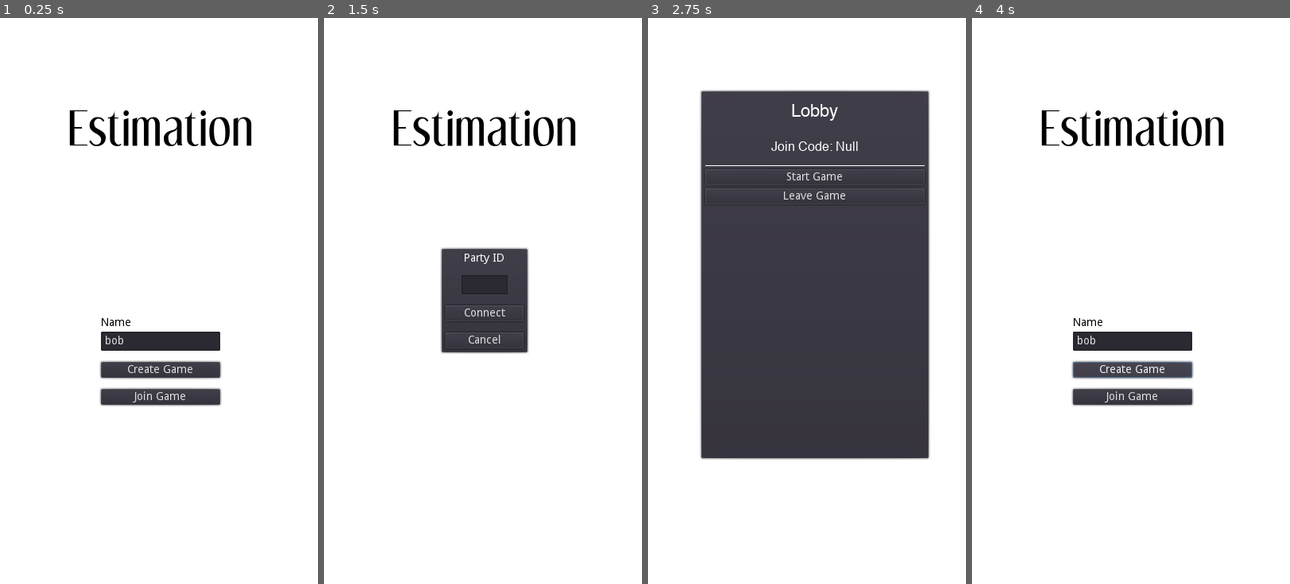
Above: before the commit, frames 1-4 (left to right).
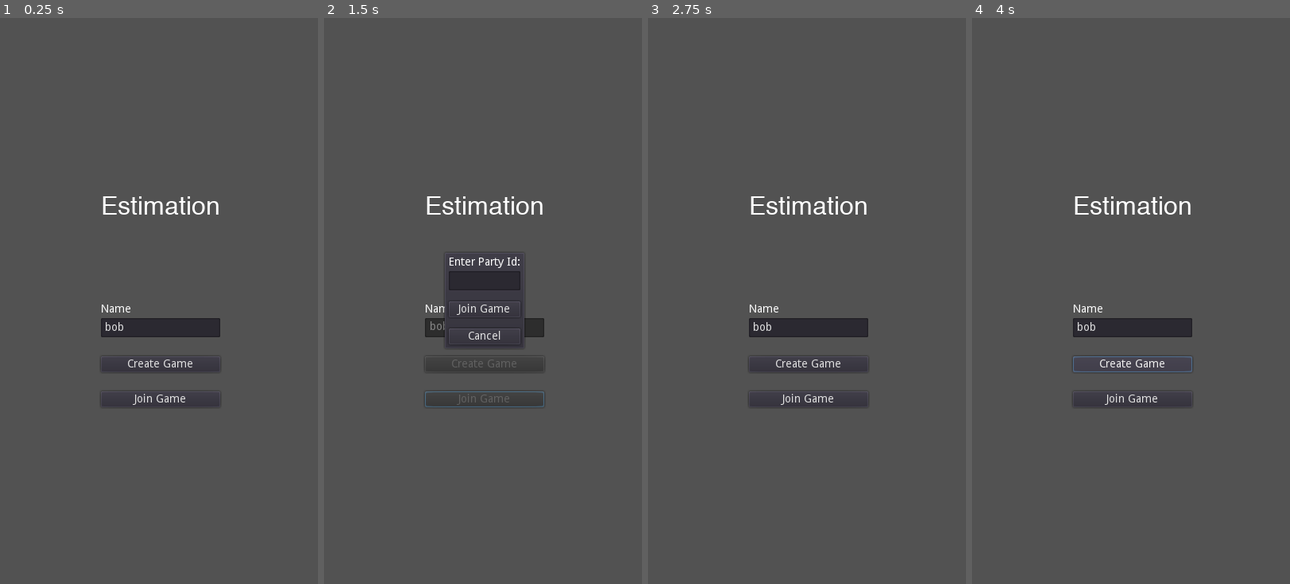
Above: after the commit, the same moments.

Repository: talham7391/estimation-godot
Game: Godot game, scene res://scenes/Home.tscn
Same seed, same stepped clock (60 frames per second), same inputs: the game is played once before the commit and once after it.
Inputs (mouse positions are in pixels of both pictures, inside the frame that each line leads up to):
- Up to frame 1 (0.25 s): no input
- Up to frame 2 (1.5 s): click "Create Game" at 0.5 s; click "Join Game" at 1.25 s
- Up to frame 3 (2.75 s): click (810, 312) at 2 s, where only the run before the commit has a clickable "Connect"
- Up to frame 4 (4 s): click (1140, 193) at 2.75 s, where only the run before the commit has a clickable "Leave Game"; click "Create Game" at 3.5 s

The runs differ from the first frame. In frame 1, 98% of the frame differs, in the area x 0-100%, y 0-100%; in frame 2, 96%; in frame 3, 83%; in frame 4, 98%.

Commit message:
Refactor Lobby

Diff:
--- a/project.godot
+++ b/project.godot
@@ -22,8 +22,7 @@
 [autoload]
 
 constants="*res://scripts/global_state/constants.gd"
-state="*res://scripts/global_state/state.gd"
-connected_players="*res://scripts/global_state/connected_players.gd"
+game_state="*res://scripts/global_state/game_state.gd"
 
 [display]
 
@@ -33,5 +32,5 @@
 
 [rendering]
 
-environment/default_clear_color=Color( 1, 1, 1, 1 )
+environment/default_clear_color=Color( 0.32549, 0.32549, 0.32549, 1 )
 environment/default_environment="res://default_env.tres"
--- /dev/null
+++ b/scenes/Home.gd
@@ -0,0 +1,100 @@
+extends Control
+
+var create_game_action = preload("res://scripts/actions/create_game.gd")
+var create_game_action_instance = null
+
+var join_game_dialog = preload("res://scenes/JoinGameDialog.tscn")
+var join_game_dialog_instance = null
+
+var client = preload("res://scripts/client.gd")
+var client_instance = null
+
+var name_input = null
+var create_game_button = null
+var join_game_button = null
+var join_game_dialog_parent = null
+
+func buttons_in_menu():
+	return [
+		create_game_button,
+		join_game_button,
+	]
+
+func inputs_in_menu():
+	return [
+		name_input,
+	]
+
+func _ready():
+	name_input = $CenterContainer/VBoxContainer/NameInput/LineEdit
+	name_input.text = game_state.connection_id
+	name_input.connect("text_changed", self, "on_text_changed")
+	create_game_button = $CenterContainer/VBoxContainer/CreateGameButton/Button
+	create_game_button.connect("pressed", self, "on_create_game_button_pressed")
+	join_game_button = $CenterContainer/VBoxContainer/JoinGameButton/Button
+	join_game_button.connect("pressed", self, "on_join_game_button_pressed")
+	join_game_dialog_parent = $CenterContainer
+
+func on_text_changed(text):
+	game_state.connection_id = text
+
+func on_create_game_button_pressed():
+	if create_game_action_instance != null:
+		return
+	disable_menu()
+	create_game_action_instance = create_game_action.new()
+	add_child(create_game_action_instance)
+	create_game_action_instance.connect("party_id", self, "on_party_id_created")
+	create_game_action_instance.create_game()
+
+func on_party_id_created(party_id):
+	create_game_action_instance.call_deferred("free")
+	create_game_action_instance = null
+	if party_id == null:
+		enable_menu()
+	else:
+		start_client(party_id)
+
+func on_join_game_button_pressed():
+	if join_game_dialog_instance != null:
+		return
+	disable_menu()
+	join_game_dialog_instance = join_game_dialog.instance()
+	join_game_dialog_parent.add_child(join_game_dialog_instance)
+	join_game_dialog_instance.connect("party_id", self, "on_party_id_joined")
+
+func on_party_id_joined(party_id):
+	join_game_dialog_instance.call_deferred("free")
+	join_game_dialog_instance = null
+	if party_id == null:
+		enable_menu()
+	else:
+		start_client(party_id)
+
+func start_client(party_id):
+	if client_instance != null:
+		return
+	client_instance = client.new()
+	add_child(client_instance)
+	client_instance.connect("clean_close", self, "on_clean_close")
+	client_instance.connect_to(party_id)
+	print(party_id)
+
+func on_clean_close():
+	client_instance.call_deferred("free")
+	client_instance = null
+	enable_menu()
+
+func disable_menu():
+	for el in buttons_in_menu():
+		el.disabled = true
+	for el in inputs_in_menu():
+		el.focus_mode = FOCUS_NONE
+		el.editable = false
+
+func enable_menu():
+	for el in buttons_in_menu():
+		el.disabled = false
+	for el in inputs_in_menu():
+		el.focus_mode = FOCUS_CLICK
+		el.editable = true
--- a/scenes/Home.tscn
+++ b/scenes/Home.tscn
@@ -1,13 +1,10 @@
-[gd_scene load_steps=6 format=2]
+[gd_scene load_steps=4 format=2]
 
-[ext_resource path="res://scripts/scenes/Home.gd" type="Script" id=1]
-[ext_resource path="res://fonts/dream_orphans/dream_orphans.ttf" type="DynamicFontData" id=2]
-[ext_resource path="res://scenes/home/LobbyPanel.tscn" type="PackedScene" id=3]
-[ext_resource path="res://scenes/home/JoinLobbyPopup.tscn" type="PackedScene" id=4]
+[ext_resource path="res://scenes/Home.gd" type="Script" id=1]
+[ext_resource path="res://fonts/Helvetica.ttf" type="DynamicFontData" id=2]
 
 [sub_resource type="DynamicFont" id=1]
-size = 52
-extra_spacing_char = 2
+size = 32
 font_data = ExtResource( 2 )
 
 [node name="Home" type="Control"]
@@ -17,96 +14,71 @@
 margin_right = 2.05493
 script = ExtResource( 1 )
 
-[node name="Title" type="Label" parent="."]
-anchor_left = 0.5
-anchor_top = 0.15
-anchor_right = 0.5
-anchor_bottom = 0.15
-margin_left = -120.0
-margin_right = 120.0
-custom_fonts/font = SubResource( 1 )
-custom_colors/font_color = Color( 0, 0, 0, 1 )
-text = "Estimation"
-align = 1
-
-[node name="LobbyPanel" parent="." instance=ExtResource( 3 )]
-visible = false
-
-[node name="CreateRequest" type="HTTPRequest" parent="."]
-
 [node name="CenterContainer" type="CenterContainer" parent="."]
-editor/display_folded = true
-anchor_left = 0.5
-anchor_top = 0.5
-anchor_right = 0.5
-anchor_bottom = 0.5
-margin_left = -149.613
-margin_top = -150.0
-margin_right = 150.387
-margin_bottom = 300.0
-
-[node name="VBoxContainer" type="VBoxContainer" parent="CenterContainer"]
-margin_left = 75.0
-margin_top = 170.0
-margin_right = 225.0
-margin_bottom = 280.0
-
-[node name="NameLabelContainer" type="MarginContainer" parent="CenterContainer/VBoxContainer"]
-editor/display_folded = true
-margin_right = 150.0
-margin_bottom = 14.0
-
-[node name="Label" type="Label" parent="CenterContainer/VBoxContainer/NameLabelContainer"]
-margin_right = 150.0
-margin_bottom = 14.0
-custom_colors/font_color = Color( 0, 0, 0, 1 )
-text = "Name"
-
-[node name="NameInputContainer" type="MarginContainer" parent="CenterContainer/VBoxContainer"]
-editor/display_folded = true
-margin_top = 18.0
-margin_right = 150.0
-margin_bottom = 42.0
-
-[node name="LineEdit" type="LineEdit" parent="CenterContainer/VBoxContainer/NameInputContainer"]
-margin_right = 150.0
-margin_bottom = 24.0
-rect_min_size = Vector2( 150, 0 )
-
-[node name="CreateGameButtonContainer" type="MarginContainer" parent="CenterContainer/VBoxContainer"]
-editor/display_folded = true
-margin_top = 46.0
-margin_right = 150.0
-margin_bottom = 76.0
-custom_constants/margin_top = 10
-
-[node name="CreateGameButton" type="Button" parent="CenterContainer/VBoxContainer/CreateGameButtonContainer"]
-margin_top = 10.0
-margin_right = 150.0
-margin_bottom = 30.0
-text = "Create Game"
-
-[node name="JoinGameButtonContainer" type="MarginContainer" parent="CenterContainer/VBoxContainer"]
-editor/display_folded = true
-margin_top = 80.0
-margin_right = 150.0
-margin_bottom = 110.0
-custom_constants/margin_top = 10
-
-[node name="JoinGameButton" type="Button" parent="CenterContainer/VBoxContainer/JoinGameButtonContainer"]
-margin_top = 10.0
-margin_right = 150.0
-margin_bottom = 30.0
-text = "Join Game"
-
-[node name="JoinLobby" type="CenterContainer" parent="."]
-editor/display_folded = true
-visible = false
 anchor_right = 1.0
 anchor_bottom = 1.0
 
-[node name="JoinLobbyPopup" parent="JoinLobby" instance=ExtResource( 4 )]
-margin_left = 193.0
-margin_top = 348.0
-margin_right = 207.0
-margin_bottom = 362.0
+[node name="VBoxContainer" type="VBoxContainer" parent="CenterContainer"]
+margin_left = 125.0
+margin_top = 222.0
+margin_right = 275.0
+margin_bottom = 489.0
+
+[node name="GameTitle" type="MarginContainer" parent="CenterContainer/VBoxContainer"]
+editor/display_folded = true
+margin_right = 150.0
+margin_bottom = 133.0
+custom_constants/margin_bottom = 100
+
+[node name="Label" type="Label" parent="CenterContainer/VBoxContainer/GameTitle"]
+margin_right = 150.0
+margin_bottom = 33.0
+custom_fonts/font = SubResource( 1 )
+text = "Estimation"
+
+[node name="NameInputLabel" type="MarginContainer" parent="CenterContainer/VBoxContainer"]
+editor/display_folded = true
+margin_top = 137.0
+margin_right = 150.0
+margin_bottom = 151.0
+
+[node name="Label" type="Label" parent="CenterContainer/VBoxContainer/NameInputLabel"]
+margin_right = 150.0
+margin_bottom = 14.0
+text = "Name"
+
+[node name="NameInput" type="MarginContainer" parent="CenterContainer/VBoxContainer"]
+editor/display_folded = true
+margin_top = 155.0
+margin_right = 150.0
+margin_bottom = 179.0
+
+[node name="LineEdit" type="LineEdit" parent="CenterContainer/VBoxContainer/NameInput"]
+margin_right = 150.0
+margin_bottom = 24.0
+
+[node name="CreateGameButton" type="MarginContainer" parent="CenterContainer/VBoxContainer"]
+editor/display_folded = true
+margin_top = 183.0
+margin_right = 150.0
+margin_bottom = 223.0
+custom_constants/margin_top = 20
+
+[node name="Button" type="Button" parent="CenterContainer/VBoxContainer/CreateGameButton"]
+margin_top = 20.0
+margin_right = 150.0
+margin_bottom = 40.0
+text = "Create Game"
+
+[node name="JoinGameButton" type="MarginContainer" parent="CenterContainer/VBoxContainer"]
+editor/display_folded = true
+margin_top = 227.0
+margin_right = 150.0
+margin_bottom = 267.0
+custom_constants/margin_top = 20
+
+[node name="Button" type="Button" parent="CenterContainer/VBoxContainer/JoinGameButton"]
+margin_top = 20.0
+margin_right = 150.0
+margin_bottom = 40.0
+text = "Join Game"
--- /dev/null
+++ b/scenes/JoinGameDialog.gd
@@ -0,0 +1,26 @@
+extends PanelContainer
+
+var party_id_input = null
+var join_game_button = null
+var cancel_join_button = null
+
+signal party_id
+
+var current_party_id = null
+
+func _ready():
+	party_id_input = $VBoxContainer/PartyIdInput/LineEdit
+	party_id_input.connect("text_changed", self, "on_party_id_text_changed")
+	join_game_button = $VBoxContainer/JoinGameButton/Button
+	join_game_button.connect("pressed", self, "on_join_game_pressed")
+	cancel_join_button = $VBoxContainer/CancelJoinButton/Button
+	cancel_join_button.connect("pressed", self, "on_cancel_join_pressed")
+
+func on_party_id_text_changed(text):
+	current_party_id = text
+
+func on_join_game_pressed():
+	emit_signal("party_id", current_party_id)
+
+func on_cancel_join_pressed():
+	emit_signal("party_id", null)
--- /dev/null
+++ b/scenes/JoinGameDialog.tscn
@@ -0,0 +1,61 @@
+[gd_scene load_steps=2 format=2]
+
+[ext_resource path="res://scenes/JoinGameDialog.gd" type="Script" id=1]
+
+[node name="PanelContainer" type="PanelContainer"]
+margin_right = 14.0
+margin_bottom = 14.0
+script = ExtResource( 1 )
+
+[node name="VBoxContainer" type="VBoxContainer" parent="."]
+margin_left = 7.0
+margin_top = 7.0
+margin_right = 97.0
+margin_bottom = 117.0
+
+[node name="PartyIdInputLabel" type="MarginContainer" parent="VBoxContainer"]
+editor/display_folded = true
+margin_right = 90.0
+margin_bottom = 14.0
+custom_constants/margin_bottom = 0
+
+[node name="Label" type="Label" parent="VBoxContainer/PartyIdInputLabel"]
+margin_right = 90.0
+margin_bottom = 14.0
+text = "Enter Party Id:"
+
+[node name="PartyIdInput" type="MarginContainer" parent="VBoxContainer"]
+editor/display_folded = true
+margin_top = 18.0
+margin_right = 90.0
+margin_bottom = 42.0
+
+[node name="LineEdit" type="LineEdit" parent="VBoxContainer/PartyIdInput"]
+margin_right = 90.0
+margin_bottom = 24.0
+
+[node name="JoinGameButton" type="MarginContainer" parent="VBoxContainer"]
+editor/display_folded = true
+margin_top = 46.0
+margin_right = 90.0
+margin_bottom = 76.0
+custom_constants/margin_top = 10
+
+[node name="Button" type="Button" parent="VBoxContainer/JoinGameButton"]
+margin_top = 10.0
+margin_right = 90.0
+margin_bottom = 30.0
+text = "Join Game"
+
+[node name="CancelJoinButton" type="MarginContainer" parent="VBoxContainer"]
+editor/display_folded = true
+margin_top = 80.0
+margin_right = 90.0
+margin_bottom = 110.0
+custom_constants/margin_top = 10
+
+[node name="Button" type="Button" parent="VBoxContainer/CancelJoinButton"]
+margin_top = 10.0
+margin_right = 90.0
+margin_bottom = 30.0
+text = "Cancel"
--- a/scenes/home/JoinLobbyPopup.tscn
+++ /dev/null
@@ -1,66 +0,0 @@
-[gd_scene load_steps=2 format=2]
-
-[ext_resource path="res://scripts/scenes/home/JoinLobbyPopup.gd" type="Script" id=1]
-
-[node name="JoinLobbyPopup" type="PanelContainer"]
-margin_right = 40.0
-margin_bottom = 14.0
-script = ExtResource( 1 )
-
-[node name="VBoxContainer" type="VBoxContainer" parent="."]
-margin_left = 7.0
-margin_top = 7.0
-margin_right = 105.0
-margin_bottom = 127.0
-
-[node name="TitleContainer" type="MarginContainer" parent="VBoxContainer"]
-editor/display_folded = true
-margin_right = 98.0
-margin_bottom = 14.0
-
-[node name="Label" type="Label" parent="VBoxContainer/TitleContainer"]
-margin_right = 98.0
-margin_bottom = 14.0
-text = "Party ID"
-align = 1
-
-[node name="InputContainer" type="MarginContainer" parent="VBoxContainer"]
-editor/display_folded = true
-margin_top = 18.0
-margin_right = 98.0
-margin_bottom = 52.0
-custom_constants/margin_right = 20
-custom_constants/margin_top = 10
-custom_constants/margin_left = 20
-
-[node name="LineEdit" type="LineEdit" parent="VBoxContainer/InputContainer"]
-margin_left = 20.0
-margin_top = 10.0
-margin_right = 78.0
-margin_bottom = 34.0
-
-[node name="SubmitContainer" type="MarginContainer" parent="VBoxContainer"]
-editor/display_folded = true
-margin_top = 56.0
-margin_right = 98.0
-margin_bottom = 86.0
-custom_constants/margin_top = 10
-
-[node name="Button" type="Button" parent="VBoxContainer/SubmitContainer"]
-margin_top = 10.0
-margin_right = 98.0
-margin_bottom = 30.0
-text = "Connect"
-
-[node name="CancelContainer" type="MarginContainer" parent="VBoxContainer"]
-editor/display_folded = true
-margin_top = 90.0
-margin_right = 98.0
-margin_bottom = 120.0
-custom_constants/margin_top = 10
-
-[node name="Button" type="Button" parent="VBoxContainer/CancelContainer"]
-margin_top = 10.0
-margin_right = 98.0
-margin_bottom = 30.0
-text = "Cancel"
--- a/scenes/home/LobbyPanel.tscn
+++ /dev/null
@@ -1,70 +0,0 @@
-[gd_scene load_steps=5 format=2]
-
-[ext_resource path="res://scripts/scenes/home/LobbyPanel.gd" type="Script" id=1]
-[ext_resource path="res://fonts/Helvetica.ttf" type="DynamicFontData" id=2]
-
-[sub_resource type="DynamicFont" id=1]
-size = 22
-font_data = ExtResource( 2 )
-
-[sub_resource type="DynamicFont" id=2]
-font_data = ExtResource( 2 )
-
-[node name="PanelContainer" type="PanelContainer"]
-margin_left = 63.1108
-margin_top = 89.5294
-margin_right = 353.111
-margin_bottom = 554.529
-script = ExtResource( 1 )
-
-[node name="VBoxContainer" type="VBoxContainer" parent="."]
-margin_left = 7.0
-margin_top = 7.0
-margin_right = 283.0
-margin_bottom = 458.0
-
-[node name="TitleContainer" type="MarginContainer" parent="VBoxContainer"]
-margin_right = 276.0
-margin_bottom = 43.0
-custom_constants/margin_top = 10
-custom_constants/margin_bottom = 10
-
-[node name="Title" type="Label" parent="VBoxContainer/TitleContainer"]
-margin_top = 10.0
-margin_right = 276.0
-margin_bottom = 33.0
-custom_fonts/font = SubResource( 1 )
-text = "Lobby"
-align = 1
-
-[node name="JoinCodeContainer" type="MarginContainer" parent="VBoxContainer"]
-margin_top = 47.0
-margin_right = 276.0
-margin_bottom = 84.0
-custom_constants/margin_top = 10
-custom_constants/margin_bottom = 10
-
-[node name="JoinCode" type="Label" parent="VBoxContainer/JoinCodeContainer"]
-margin_top = 10.0
-margin_right = 276.0
-margin_bottom = 27.0
-custom_fonts/font = SubResource( 2 )
-align = 1
-
-[node name="ColorRect" type="ColorRect" parent="VBoxContainer"]
-margin_top = 88.0
-margin_right = 276.0
-margin_bottom = 89.0
-rect_min_size = Vector2( 0, 1 )
-
-[node name="StartGameButton" type="Button" parent="VBoxContainer"]
-margin_top = 93.0
-margin_right = 276.0
-margin_bottom = 113.0
-text = "Start Game"
-
-[node name="LeaveGameButton" type="Button" parent="VBoxContainer"]
-margin_top = 117.0
-margin_right = 276.0
-margin_bottom = 137.0
-text = "Leave Game"
--- a/scenes/home/NameContainer.tscn
+++ /dev/null
@@ -1,27 +0,0 @@
-[gd_scene load_steps=4 format=2]
-
-[ext_resource path="res://scripts/scenes/home/NameContainer.gd" type="Script" id=1]
-[ext_resource path="res://fonts/Helvetica.ttf" type="DynamicFontData" id=2]
-
-[sub_resource type="DynamicFont" id=1]
-size = 12
-font_data = ExtResource( 2 )
-
-[node name="NameContainer" type="MarginContainer"]
-margin_top = 93.0
-margin_right = 276.0
-margin_bottom = 116.0
-custom_constants/margin_right = 5
-custom_constants/margin_top = 5
-custom_constants/margin_left = 5
-custom_constants/margin_bottom = 5
-script = ExtResource( 1 )
-
-[node name="Name" type="Label" parent="."]
-margin_left = 5.0
-margin_top = 5.0
-margin_right = 271.0
-margin_bottom = 18.0
-custom_fonts/font = SubResource( 1 )
-text = "Talha: Connected"
-align = 1
--- /dev/null
+++ b/scripts/actions/create_game.gd
@@ -0,0 +1,26 @@
+extends Node
+
+var http_request = null
+
+signal party_id
+
+func _ready():
+	http_request = HTTPRequest.new()
+	add_child(http_request)
+	http_request.connect("request_completed", self, "on_request_completed")
+
+func on_request_completed(result, response_code, headers, body):
+	if response_code == HTTPClient.RESPONSE_OK:
+		var json = JSON.parse(body.get_string_from_utf8())
+		var data = json.result
+		emit_signal("party_id", data["partyId"])
+	else:
+		emit_signal("party_id", null)
+
+func create_game():
+	http_request.request(
+		"%s/games" % constants.web_server,
+		PoolStringArray(),
+		true,
+		HTTPClient.METHOD_POST
+	)
--- a/scripts/client.gd
+++ b/scripts/client.gd
@@ -12,8 +12,9 @@
 	client.connect("data_received", self, "on_data_received")
 	client.connect("server_close_request", self, "on_server_close_request")
 
+func connect_to(party_id):
 	print("Connecting")
-	client.connect_to_url("%s/connect/%s" % [constants.socket_server, state.party_id])
+	client.connect_to_url("%s/connect/%s" % [constants.socket_server, party_id])
 
 func _process(delta):
 	if client != null and client.get_connection_status() != WebSocketClient.CONNECTION_DISCONNECTED:
@@ -23,7 +24,7 @@
 	print("Connected")
 	print("Sending connection id to server.")
 	var data = {
-		"connectionId": state.connection_id,
+		"connectionId": game_state.connection_id,
 	}
 	var err = send_obj_to_server(data)
 	print(err)
@@ -49,7 +50,7 @@
 
 func handle_message_from_server(mssg):
 	if mssg["type"] == "CONNECTED_PLAYERS":
-		connected_players.set_connected_players(mssg["players"])
+		game_state.set_connected_players(mssg["players"])
 
 func close_connection():
 	client.disconnect_from_host()
--- /dev/null
+++ b/scripts/global_state/game_state.gd
@@ -0,0 +1,11 @@
+extends Node
+
+var connection_id = "bob"
+
+var connected_players = []
+signal connected_players_changed
+
+func set_connected_players(data):
+	print(data)
+	connected_players = data
+	emit_signal("connected_players_changed")
--- a/scripts/global_state/state.gd
+++ b/scripts/global_state/state.gd
@@ -1,5 +1 @@
 extends Node
-
-var connection_id = "bob"
-
-var party_id = null
--- a/scripts/scenes/Home.gd
+++ /dev/null
@@ -1,117 +0,0 @@
-extends Control
-
-var client_script = preload("res://scripts/client.gd")
-
-var lobby_on = false
-var client = null
-
-var create_game_button = null
-var join_game_button = null
-
-func _ready():
-	$CenterContainer/VBoxContainer/NameInputContainer/LineEdit.text = state.connection_id
-	$CenterContainer/VBoxContainer/NameInputContainer/LineEdit.connect("text_changed", self, "on_name_change")
-	create_game_button = $CenterContainer/VBoxContainer/CreateGameButtonContainer/CreateGameButton
-	join_game_button = $CenterContainer/VBoxContainer/JoinGameButtonContainer/JoinGameButton
-
-	create_game_button.connect("pressed", self, "on_create_game")
-	join_game_button.connect("pressed", self, "on_join_game")
-
-	$LobbyPanel.connect("on_start_pressed", self, "on_start_pressed")
-	$LobbyPanel.connect("on_leave_pressed", self, "on_leave_pressed")
-
-	$JoinLobby/JoinLobbyPopup.connect("submit_pressed", self, "on_submit_join_game")
-	$JoinLobby/JoinLobbyPopup.connect("cancel_pressed", self, "on_cancel_join_game")
-
-	connected_players.connect("connected_players_changed", self, "on_connected_players_changed")
-
-	$CreateRequest.connect("request_completed", self, "on_request_completed")
-
-func on_connected_players_changed():
-	var names = []
-	for i in connected_players.connected_players:
-		names.append(i["connectionId"])
-	$LobbyPanel.set_names(names)
-
-func on_request_completed(result, response_code, headers, body):
-	if response_code == HTTPClient.RESPONSE_OK:
-		var json = JSON.parse(body.get_string_from_utf8())
-		var data = json.result
-		var party_id = data["partyId"]
-		if party_id != null:
-			state.party_id = party_id
-			print(state.party_id)
-			show_lobby()
-	else:
-		enable_buttons()
-
-func on_join_request_completed(result, response_code, headers, body):
-	pass
-
-func on_name_change(name):
-	state.connection_id = name
-
-func on_create_game():
-	disable_buttons()
-	$CreateRequest.request(
-		"%s/games" % constants.web_server,
-		PoolStringArray(),
-		true,
-		HTTPClient.METHOD_POST
-	)
-
-func on_join_game():
-	$CenterContainer.hide()
-	$JoinLobby.show()
-
-func on_cancel_join_game():
-	$CenterContainer.show()
-	$JoinLobby.hide()
-
-func on_submit_join_game():
-	state.party_id = $JoinLobby/JoinLobbyPopup.party_id
-	$JoinLobby.hide()
-	show_lobby()
-
-func on_start_pressed():
-	pass
-
-func on_leave_pressed():
-	hide_lobby()
-
-func enable_buttons():
-	create_game_button.disabled = false
-	join_game_button.disabled = false
-
-func disable_buttons():
-	create_game_button.disabled = true
-	join_game_button.disabled = true
-
-func show_lobby():
-	if lobby_on:
-		return
-	lobby_on = true
-	$LobbyPanel.update_party_id()
-	$LobbyPanel.visible = true
-	disable_buttons()
-	$CenterContainer.hide()
-
-	client = client_script.new()
-	client.connect("clean_close", self, "on_clean_close")
-	add_child(client)
-
-func on_clean_close():
-	hide_lobby()
-
-func hide_lobby():
-	if not lobby_on:
-		return
-	lobby_on = false
-	$LobbyPanel.visible = false
-	create_game_button.disabled = false
-	join_game_button.disabled = false
-	enable_buttons()
-	$CenterContainer.show()
-
-	client.close_connection()
-	client.queue_free()
--- a/scripts/scenes/home/JoinLobbyPopup.gd
+++ /dev/null
@@ -1,20 +0,0 @@
-extends PanelContainer
-
-var party_id = null
-
-signal submit_pressed
-signal cancel_pressed
-
-func _ready():
-	$VBoxContainer/InputContainer/LineEdit.connect("text_changed", self, "on_text_changed")
-	$VBoxContainer/SubmitContainer/Button.connect("pressed", self, "on_submit")
-	$VBoxContainer/CancelContainer/Button.connect("pressed", self, "on_cancel")
-
-func on_text_changed(text):
-	party_id = text
-
-func on_submit():
-	emit_signal("submit_pressed")
-
-func on_cancel():
-	emit_signal("cancel_pressed")
--- a/scripts/scenes/home/LobbyPanel.gd
+++ /dev/null
@@ -1,29 +0,0 @@
-extends PanelContainer
-
-var NameContainer = preload("res://scenes/home/NameContainer.tscn")
-
-signal on_start_pressed
-signal on_leave_pressed
-
-func update_party_id():
-	$VBoxContainer/JoinCodeContainer/JoinCode.text = "Join Code: %s" % state.party_id
-
-func set_names(names):
-	var prev_instances = get_tree().get_nodes_in_group("name_instances")
-	for i in prev_instances:
-		i.free()
-	for name in names:
-		var nameContainer = NameContainer.instance()
-		nameContainer.set_name(name)
-		nameContainer.add_to_group("name_instances")
-		$VBoxContainer.add_child(nameContainer)
-
-func _ready():
-	$VBoxContainer/StartGameButton.connect("pressed", self, "on_start")
-	$VBoxContainer/LeaveGameButton.connect("pressed", self, "on_leave")
-
-func on_start():
-	emit_signal("on_start_pressed")
-
-func on_leave():
-	emit_signal("on_leave_pressed")
--- a/scripts/scenes/home/NameContainer.gd
+++ /dev/null
@@ -1,4 +0,0 @@
-extends MarginContainer
-
-func set_name(name):
-	$Name.text = name
